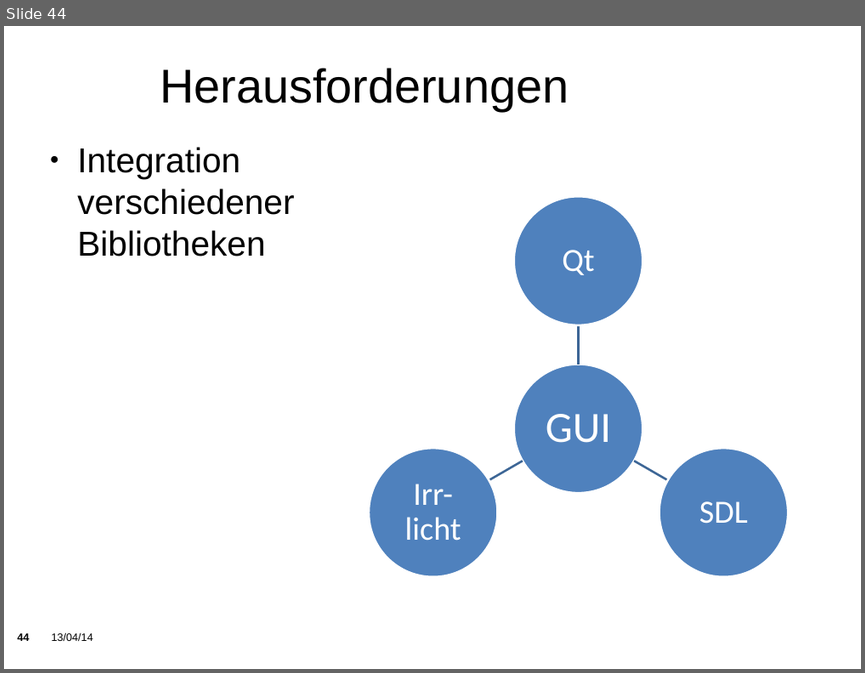
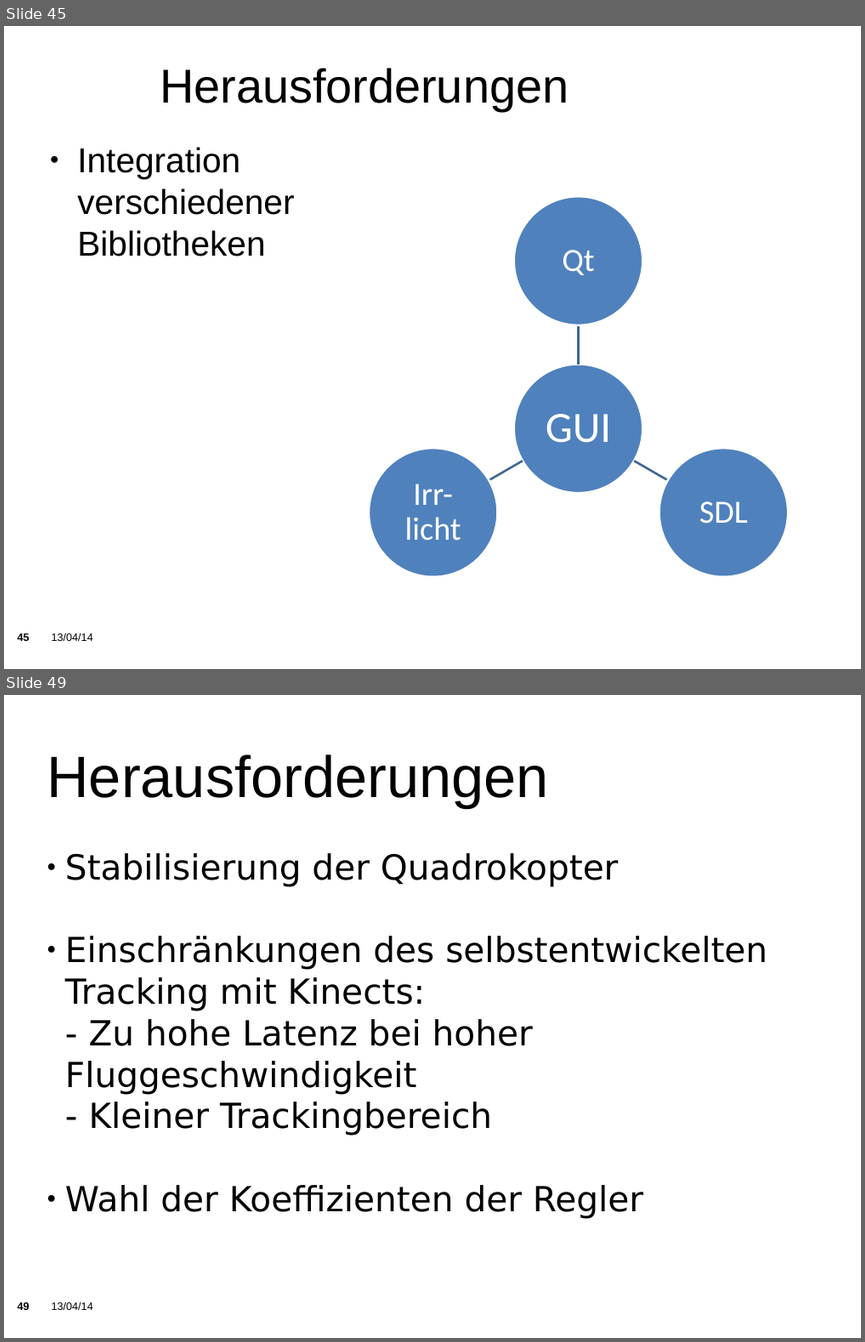
Before and after one commit to KITrokopter/Presentation, a slide deck: PresentationInTotal v0.1.odp. Shown one above the other, each under a label of ours: slide 44 before the commit, slides 45 and 49 after it; the slides between them are not shown. The pictures are 865x673 and 865x1342 pixels, drawn with LibreOffice and Linux fonts; fonts in the diff are those of the drawing; background and template pictures are left out. Boxes give left, top, right and bottom in pixels: in the first picture for what was removed or moved away, otherwise in the second. Text is boxed around its words. In the diff, an @@ line names an element or a change of style, - is before the commit and + after.

```diff
--- a/PresentationInTotal v0.1.odp
+++ b/PresentationInTotal v0.1.odp
@@ slide 49 added at (4, 695, 861, 1338), background picture (left out); not listed: 2 template elements that a slide beside it also shows @@
@@ title added at (46, 755, 549, 809), 54 pt, text #000000 @@
+Herausforderungen
@@ subtitle added at (65, 853, 767, 1219), 32 pt, text #000000 @@
+● Stabilisierung der Quadrokopter
+● Einschränkungen des selbstentwickelten Tracking mit Kinects:
+- Zu hohe Latenz bei hoher Fluggeschwindigkeit
+- Kleiner Trackingbereich
+● Wahl der Koeffizienten der Regler
@@ what was slide 44 is now slide 45 @@
@@ page number at (18, 633, 30, 641): text changed @@
-44
+45
```
Also in this commit, not shown: 19 slides changed, 8 other slides added, 4 slides removed.
